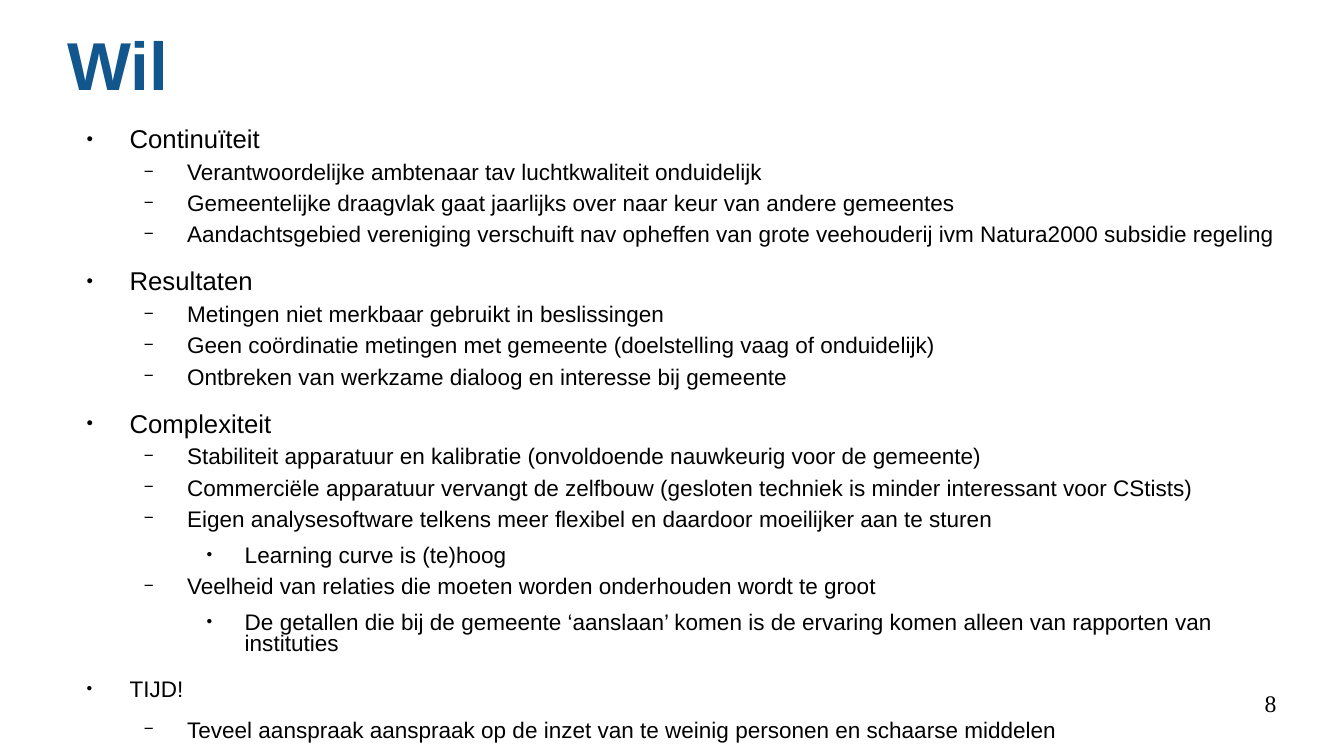
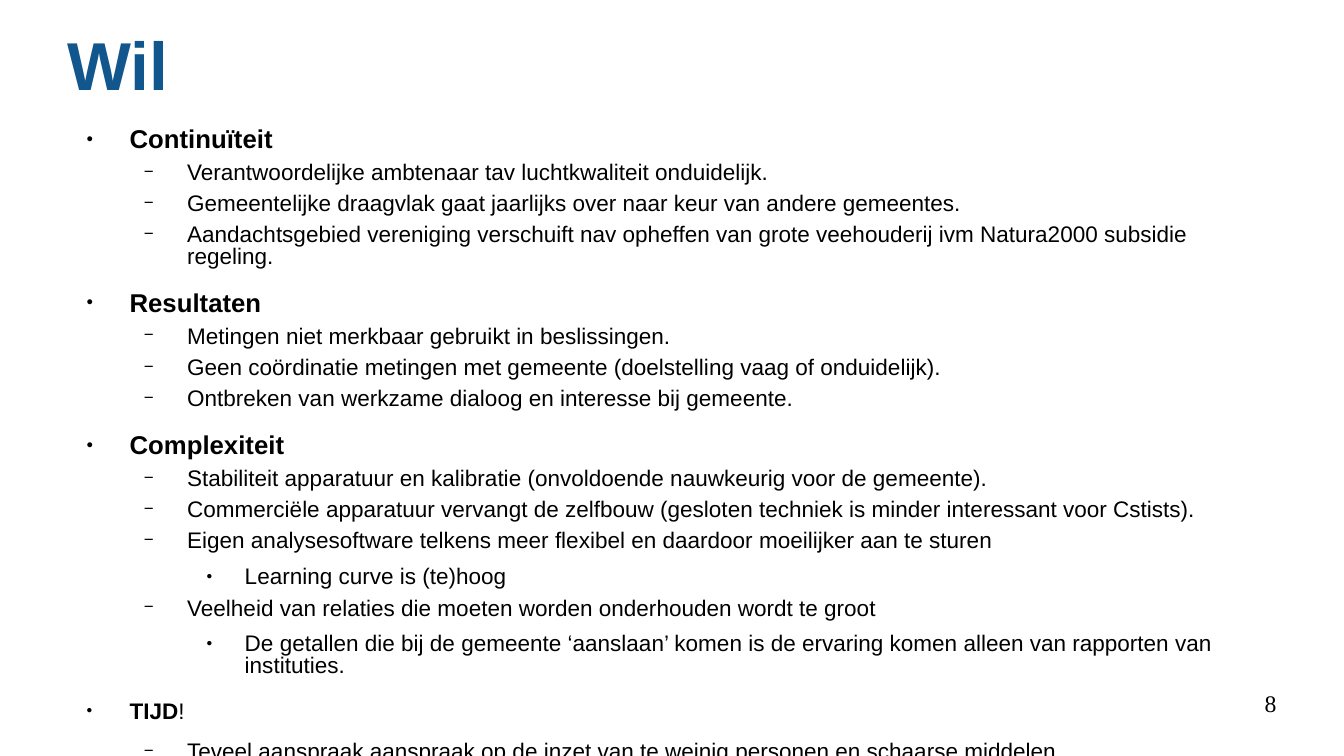
Before and after one commit to teusH/MySense, a slide deck: slide 8 of reports/202603-Casus-Horst aan de Maas.odp. Drawn at 1344x756 pixels with LibreOffice and Linux fonts; fonts in the diff are those of the drawing. Boxes give left, top, right and bottom in pixels: in the first picture for what was removed or moved away, otherwise in the second. Text is boxed around its words. In the diff, an @@ line names an element or a change of style, - is before the commit and + after.

```diff
--- a/reports/202603-Casus-Horst aan de Maas.odp
+++ b/reports/202603-Casus-Horst aan de Maas.odp
@@ text at [130,129,285,460]: bold on in "Continuïteit", "Resultaten", "Complexiteit", "TIJD!" @@
@@ text at [187,163,1187,269]: text changed @@
-  − Verantwoordelijke ambtenaar tav luchtkwaliteit onduidelijk
-  − Gemeentelijke draagvlak gaat jaarlijks over naar keur van andere gemeentes
-  − Aandachtsgebied vereniging verschuift nav opheffen van grote veehouderij ivm Natura2000 subsidie regeling
+  − Verantwoordelijke ambtenaar tav luchtkwaliteit onduidelijk.
+  − Gemeentelijke draagvlak gaat jaarlijks over naar keur van andere gemeentes.
+  − Aandachtsgebied vereniging verschuift nav opheffen van grote veehouderij ivm Natura2000 subsidie regeling.
@@ text at [187,327,940,411]: text changed @@
-  − Metingen niet merkbaar gebruikt in beslissingen
-  − Geen coördinatie metingen met gemeente (doelstelling vaag of onduidelijk)
-  − Ontbreken van werkzame dialoog en interesse bij gemeente
+  − Metingen niet merkbaar gebruikt in beslissingen.
+  − Geen coördinatie metingen met gemeente (doelstelling vaag of onduidelijk).
+  − Ontbreken van werkzame dialoog en interesse bij gemeente.
@@ text at [187,469,1194,522]: text changed @@
-  − Stabiliteit apparatuur en kalibratie (onvoldoende nauwkeurig voor de gemeente)
-  − Commerciële apparatuur vervangt de zelfbouw (gesloten techniek is minder interessant voor CStists)
+  − Stabiliteit apparatuur en kalibratie (onvoldoende nauwkeurig voor de gemeente).
+  − Commerciële apparatuur vervangt de zelfbouw (gesloten techniek is minder interessant voor Cstists).
@@ text at [245,634,1211,674]: text changed @@
-    ● De getallen die bij de gemeente ‘aanslaan’ komen is de ervaring komen alleen van rapporten van instituties
+    ● De getallen die bij de gemeente ‘aanslaan’ komen is de ervaring komen alleen van rapporten van instituties.
@@ text at [187,721,1055,743]: text changed @@
-  − Teveel aanspraak aanspraak op de inzet van te weinig personen en schaarse middelen
+  − Teveel aanspraak aanspraak op de inzet van te weinig personen en schaarse middelen.
```
Also in this commit, not shown: 10 other slides changed, 4 other files.
